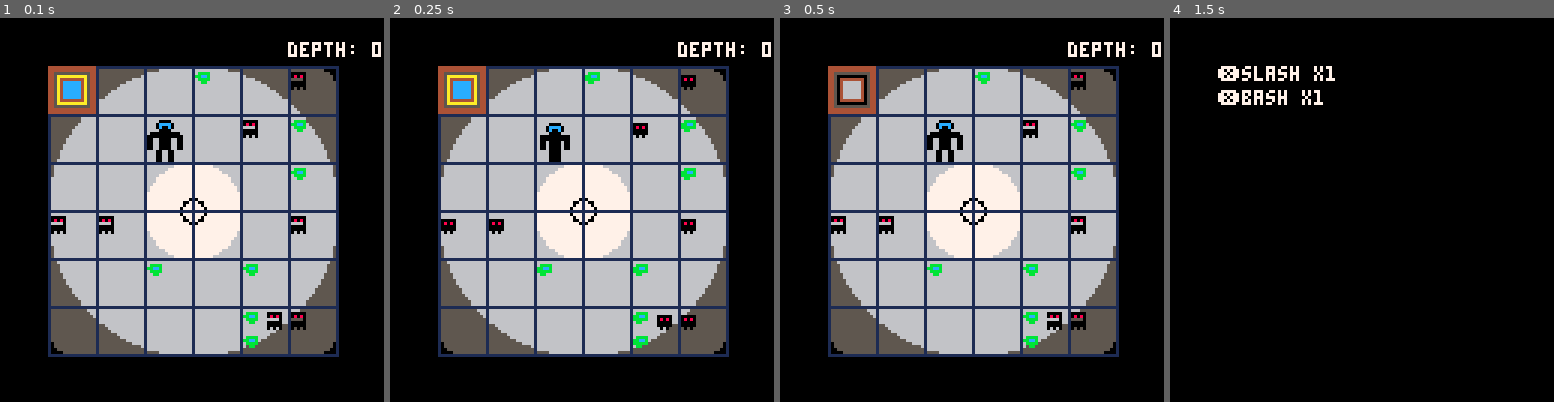
Above: before the commit, frames 1-4 (left to right).
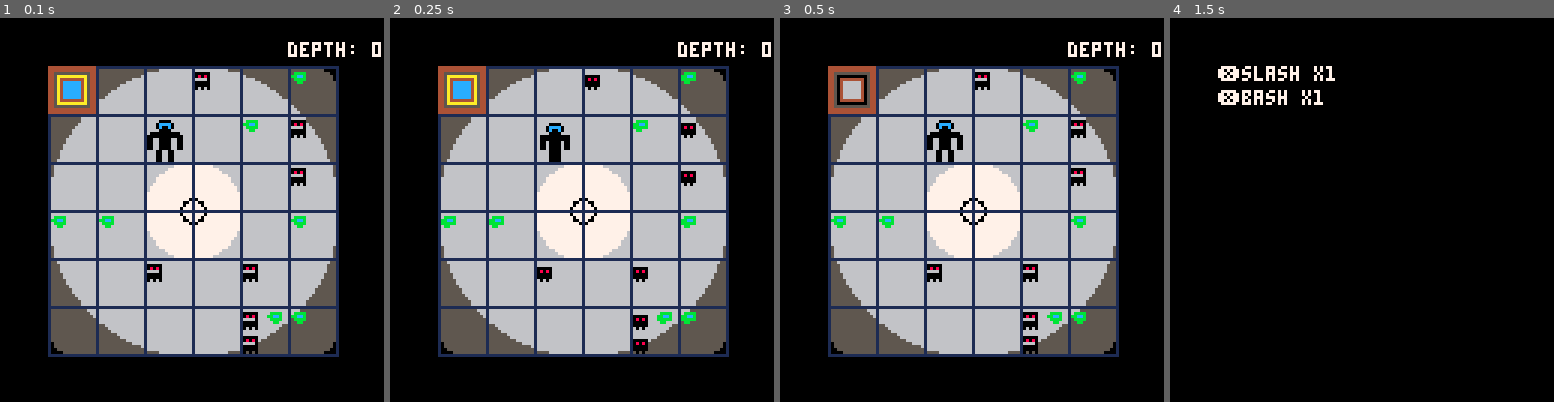
Above: after the commit, the same moments.

Repository: ash2q/into_madness
Game: PICO-8 cartridge into_madness.p8
The game is run twice, just before and just after one commit, with the same random seed, the same clock (stepped at 60 frames per second) and the same inputs.
Inputs:
- Up to frame 1 (0.1 s): no input
- Up to frame 2 (0.25 s): no input
- Up to frame 3 (0.5 s): tap X (X key) at 0.33 s
- Up to frame 4 (1.5 s): tap O (Z key) at 0.7 s; tap X (X key) at 1.07 s

The runs differ from the first frame. In frame 1, 2.3% of the frame differs, in the area x 13-80%, y 14-88%; in frame 2, 2.2%; in frame 3, 2.3%; in frame 4, nothing differs.

Commit message:
Rework to use specs directly in e_pool

Diff:
--- a/into_madness.p8
+++ b/into_madness.p8
@@ -2122,12 +2122,12 @@
 
 function init_map_pool()
 	e_pool={}
-	add(e_pool,spawn_splicer)
-	add(e_pool,spawn_slime)
-end
-function rnd_enemy()
-	return
-		e_pool[flr(rnd(#e_pool))+1]
+	add(e_pool,e_slime)
+	add(e_pool,e_splicer)
+end
+function spawn_rnd_enemy(x,y)
+	local s=e_pool[flr(rnd(#e_pool))+1]
+	spawn_enemy(s,x,y)
 end
 
 function spawn_descend(x,y)
@@ -2139,7 +2139,14 @@
 	copy_into(e,tb_portal)
 	tb_add_entity(e)
 end
-function spawn_gear(x,y)
+
+
+function spawn_rnd_gear(g,x,y)
+	local t={
+		tb_t=tb_type.gear,
+		tb_x=x,
+		tb_y=y
+	}
 
 end
 
@@ -2154,11 +2161,11 @@
 	for y=0,8 do
 		for x=0,8 do
 			if rnd()<0.3 then
-				rnd_enemy()(x,y)
+				spawn_rnd_enemy(x,y)
 				if rnd()<0.1 then
-					rnd_enemy()(x,y)
+					spawn_rnd_enemy(x,y)
 					if rnd()<0.1 then
-						rnd_enemy()(x,y)
+						spawn_rnd_enemy(x,y)
 					end
 				end
 			end
@@ -2178,9 +2185,9 @@
 	for y=0,5 do
 		for x=0,5 do
 			if rnd()<0.3 then
-				spawn_gear(x,y)
+				spawn_rnd_gear(x,y)
 				if rnd()<0.1 then
-					spawn_gear(x,y)
+					spawn_rnd_gear(x,y)
 				end
 			end
 		end
--- a/src/6.mapgen.lua
+++ b/src/6.mapgen.lua
@@ -8,12 +8,12 @@
 
 function init_map_pool()
 	e_pool={}
-	add(e_pool,spawn_splicer)
-	add(e_pool,spawn_slime)
+	add(e_pool,e_slime)
+	add(e_pool,e_splicer)
 end
-function rnd_enemy()
-	return
-		e_pool[flr(rnd(#e_pool))+1]
+function spawn_rnd_enemy(x,y)
+	local s=e_pool[flr(rnd(#e_pool))+1]
+	spawn_enemy(s,x,y)
 end
 
 function spawn_descend(x,y)
@@ -25,7 +25,14 @@
 	copy_into(e,tb_portal)
 	tb_add_entity(e)
 end
-function spawn_gear(x,y)
+
+
+function spawn_rnd_gear(g,x,y)
+	local t={
+		tb_t=tb_type.gear,
+		tb_x=x,
+		tb_y=y
+	}
 
 end
 
@@ -40,11 +47,11 @@
 	for y=0,8 do
 		for x=0,8 do
 			if rnd()<0.3 then
-				rnd_enemy()(x,y)
+				spawn_rnd_enemy(x,y)
 				if rnd()<0.1 then
-					rnd_enemy()(x,y)
+					spawn_rnd_enemy(x,y)
 					if rnd()<0.1 then
-						rnd_enemy()(x,y)
+						spawn_rnd_enemy(x,y)
 					end
 				end
 			end
@@ -64,9 +71,9 @@
 	for y=0,5 do
 		for x=0,5 do
 			if rnd()<0.3 then
-				spawn_gear(x,y)
+				spawn_rnd_gear(x,y)
 				if rnd()<0.1 then
-					spawn_gear(x,y)
+					spawn_rnd_gear(x,y)
 				end
 			end
 		end
